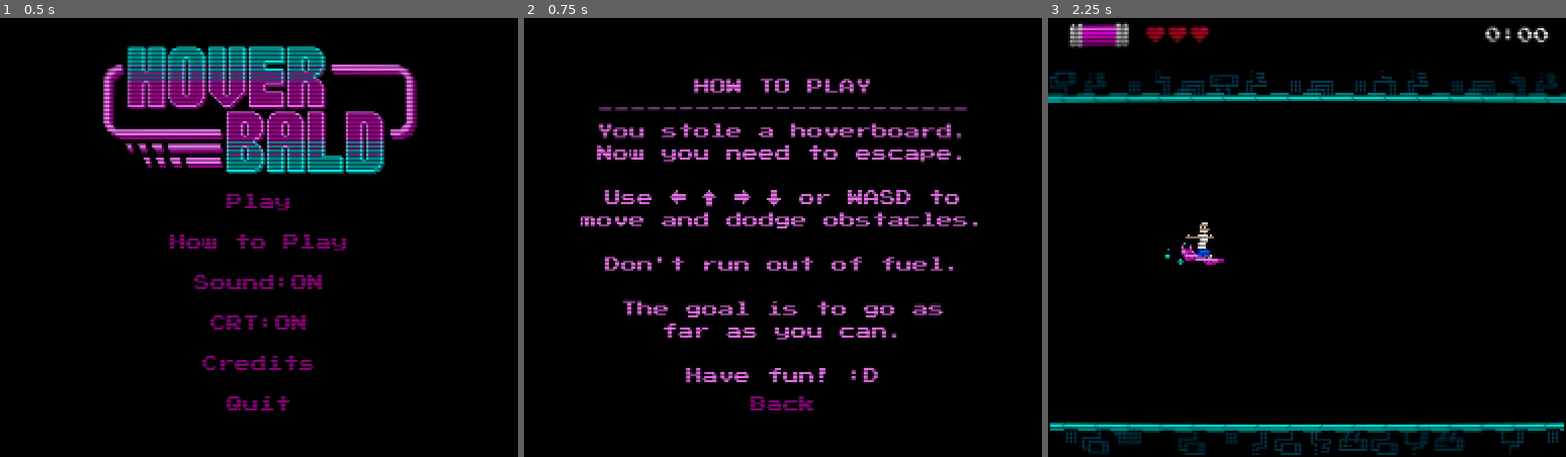
Above: before the commit, frames 1-3 (left to right).
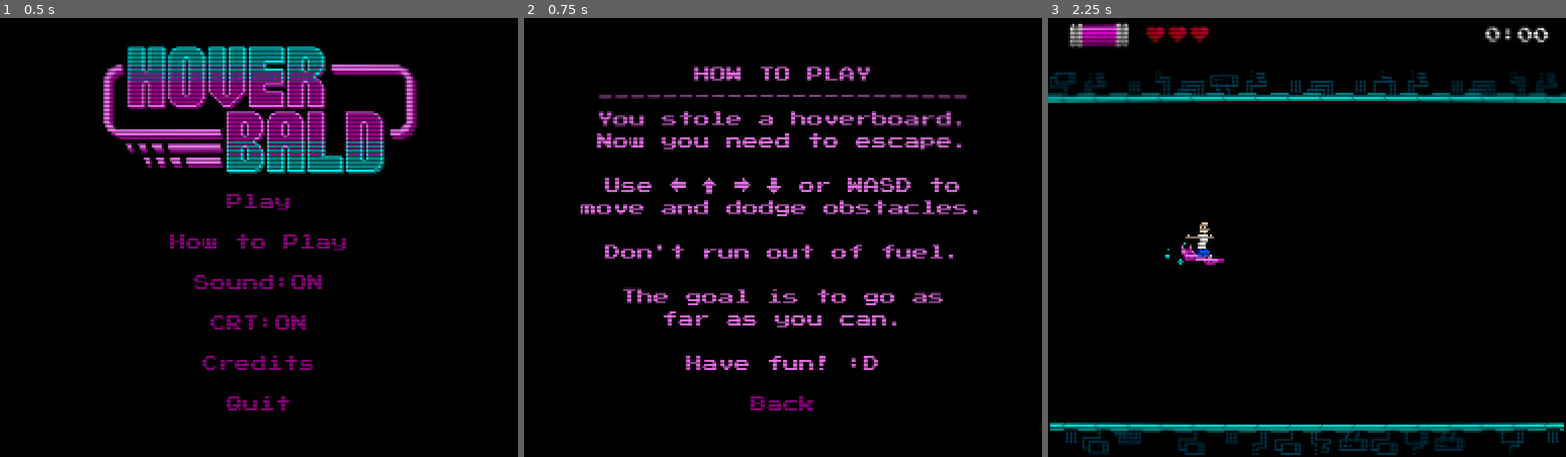
Above: after the commit, the same moments.

Repository: kernel00ps/Hoverbald
Game: Godot game, scene res://scenes/main_menu.tscn
Two runs of this game, one before a commit and one after it. Both use one fixed random seed, a clock stepped at 60 frames per second and the inputs below. Sound files missing from this copy of the repository are replaced by a short silence.
Inputs:
- Up to frame 1 (0.5 s): no input
- Up to frame 2 (0.75 s): click "How to Play" at 0.5 s
- Up to frame 3 (2.25 s): click "Back" at 1.25 s; click "Play" at 2 s

Frame 1 is identical in both runs. In frame 2, 12% of the frame differs, in the area x 10-88%, y 11-83%; in frame 3, nothing differs.

Commit message:
Fix screen size.

Diff:
--- a/project.godot
+++ b/project.godot
@@ -22,10 +22,10 @@
 
 [display]
 
-window/size/viewport_width=256
-window/size/viewport_height=224
-window/size/mode=2
+window/size/viewport_width=768
+window/size/viewport_height=672
 window/stretch/mode="viewport"
+window/stretch/scale=3.0
 
 [input]
 
--- a/scenes/controls_menu.tscn
+++ b/scenes/controls_menu.tscn
@@ -52,7 +52,9 @@
 The goal is to go as
 far as you can.
 
-Have fun! :D"
+Have fun! :D
+
+"
 horizontal_alignment = 1
 
 [node name="back_button" type="Button" parent="."]
